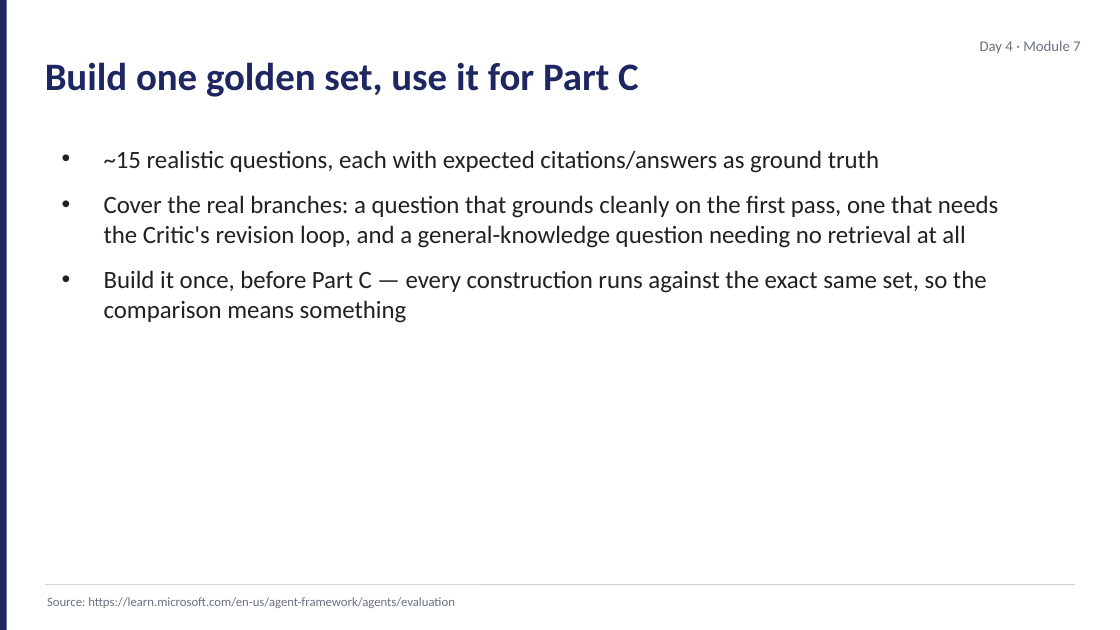
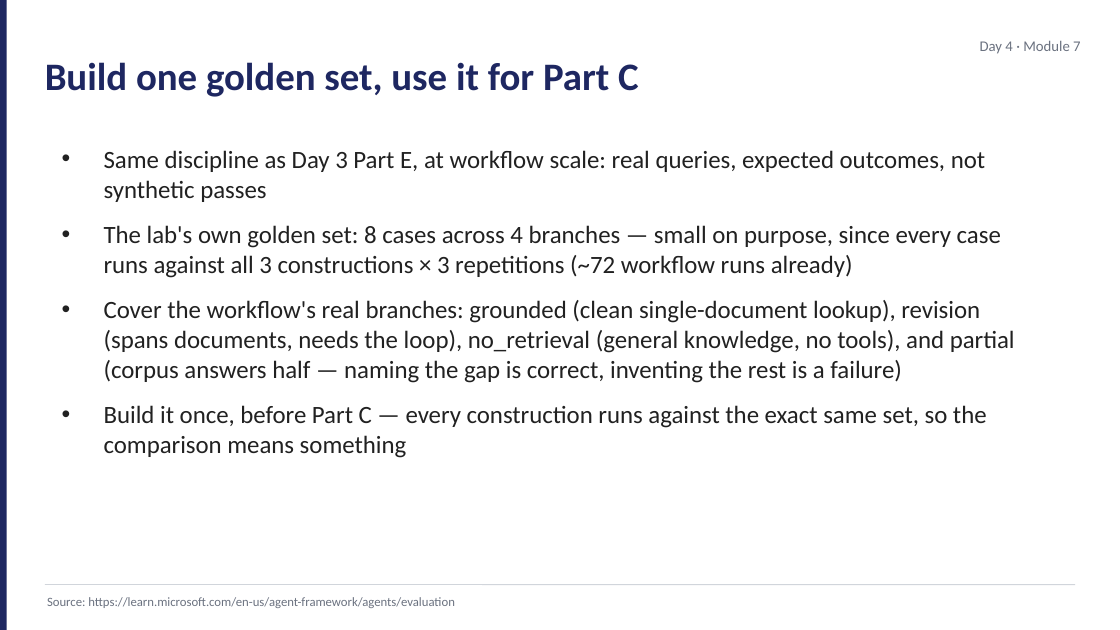
Before and after one commit to JimPiquant/Building-AI-Apps-and-Agents, a slide deck: slide 8 of decks/day4/module-7-lab-kickoff.pptx. Drawn at 1120x630 pixels with LibreOffice and Linux fonts; fonts in the diff are those of the drawing. Boxes give left, top, right and bottom in pixels: in the first picture for what was removed or moved away, otherwise in the second. Text is boxed around its words. In the diff, an @@ line names an element or a change of style, - is before the commit and + after.

```diff
--- a/decks/day4/module-7-lab-kickoff.pptx
+++ b/decks/day4/module-7-lab-kickoff.pptx
@@ text at (104, 150, 1015, 383): text changed @@
-• ~15 realistic questions, each with expected citations/answers as ground truth
-• Cover the real branches: a question that grounds cleanly on the first pass, one that needs the Critic's revision loop, and a general-knowledge question needing no retrieval at all
+• Same discipline as Day 3 Part E, at workflow scale: real queries, expected outcomes, not synthetic passes
+• The lab's own golden set: 8 cases across 4 branches — small on purpose, since every case runs against all 3 constructions × 3 repetitions (~72 workflow runs already)
+• Cover the workflow's real branches: grounded (clean single-document lookup), revision (spans documents, needs the loop), no_retrieval (general knowledge, no tools), and partial (corpus answers half — naming the gap is correct, inventing the rest is a failure)
```
Also in this commit, not shown: 11 other slides changed, 18 other files.
